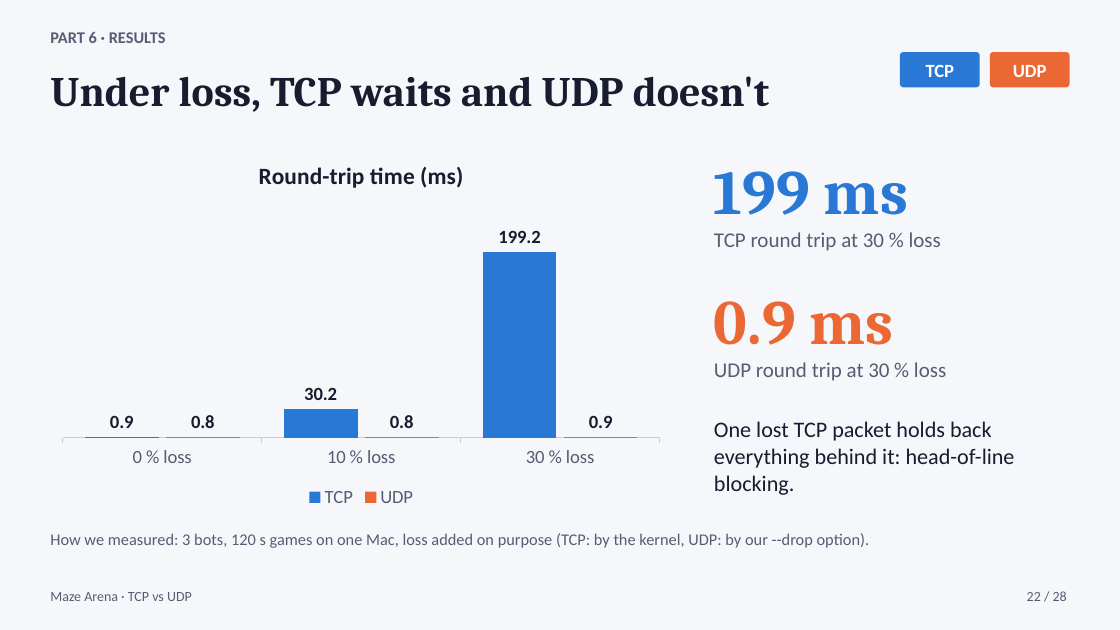
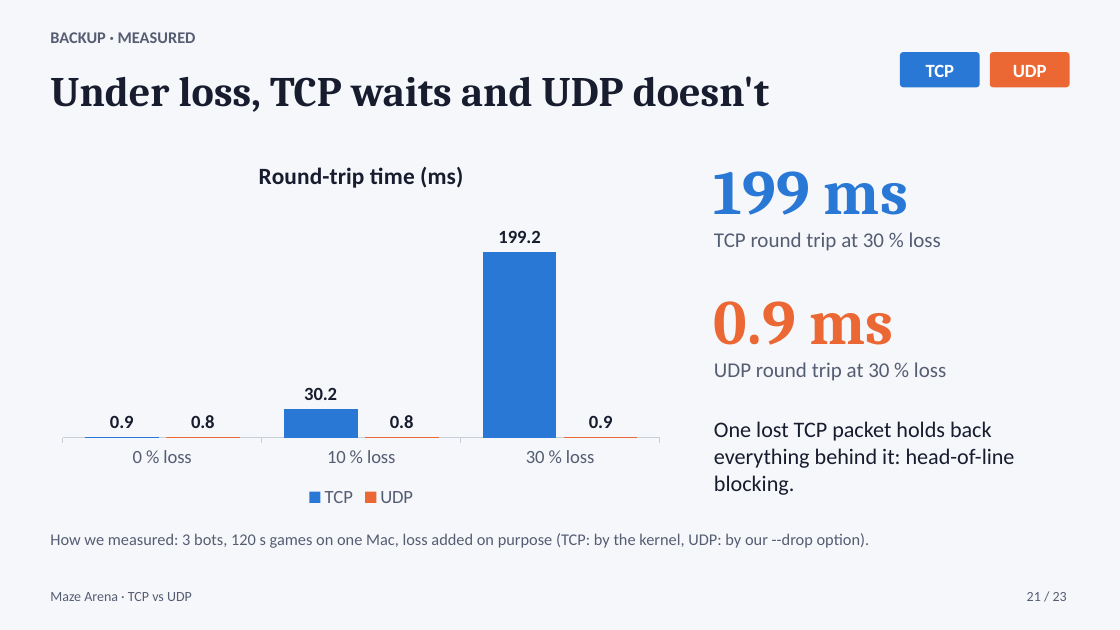
Before and after one commit to bayaCh05/maze-arena, a slide deck: slide 21 of slides/maze_arena_tcp_vs_udp.pptx (slide 22 before the commit). Drawn at 1120x630 pixels with LibreOffice and Linux fonts; fonts in the diff are those of the drawing. Boxes give left, top, right and bottom in pixels: in the first picture for what was removed or moved away, otherwise in the second. Text is boxed around its words. In the diff, an @@ line names an element or a change of style, - is before the commit and + after.

```diff
--- a/slides/maze_arena_tcp_vs_udp.pptx
+++ b/slides/maze_arena_tcp_vs_udp.pptx
@@ text at (50, 32, 196, 43): text changed @@
-PART 6 · RESULTS
+BACKUP · MEASURED
@@ text at (1027, 592, 1067, 601): text changed @@
-22 / 28
+21 / 23
```
Also in this commit, not shown: 19 other slides changed, 3 slides added, 8 slides removed, 9 other files.
